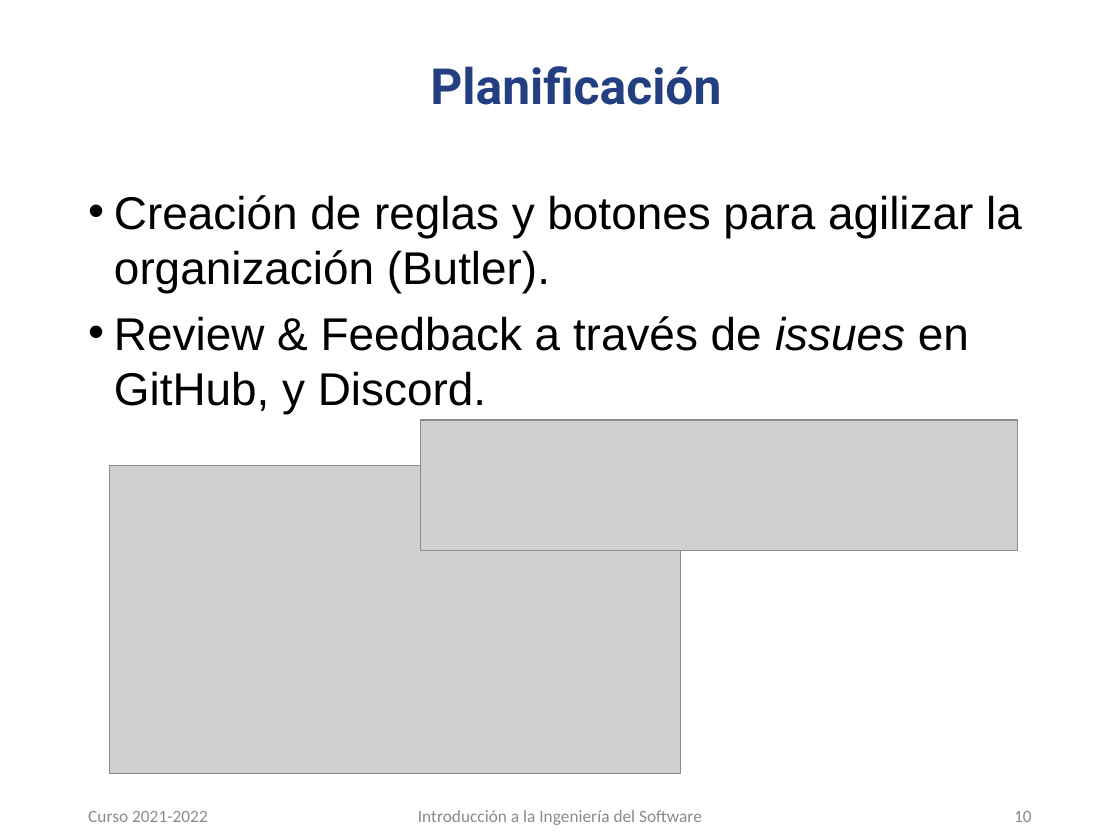
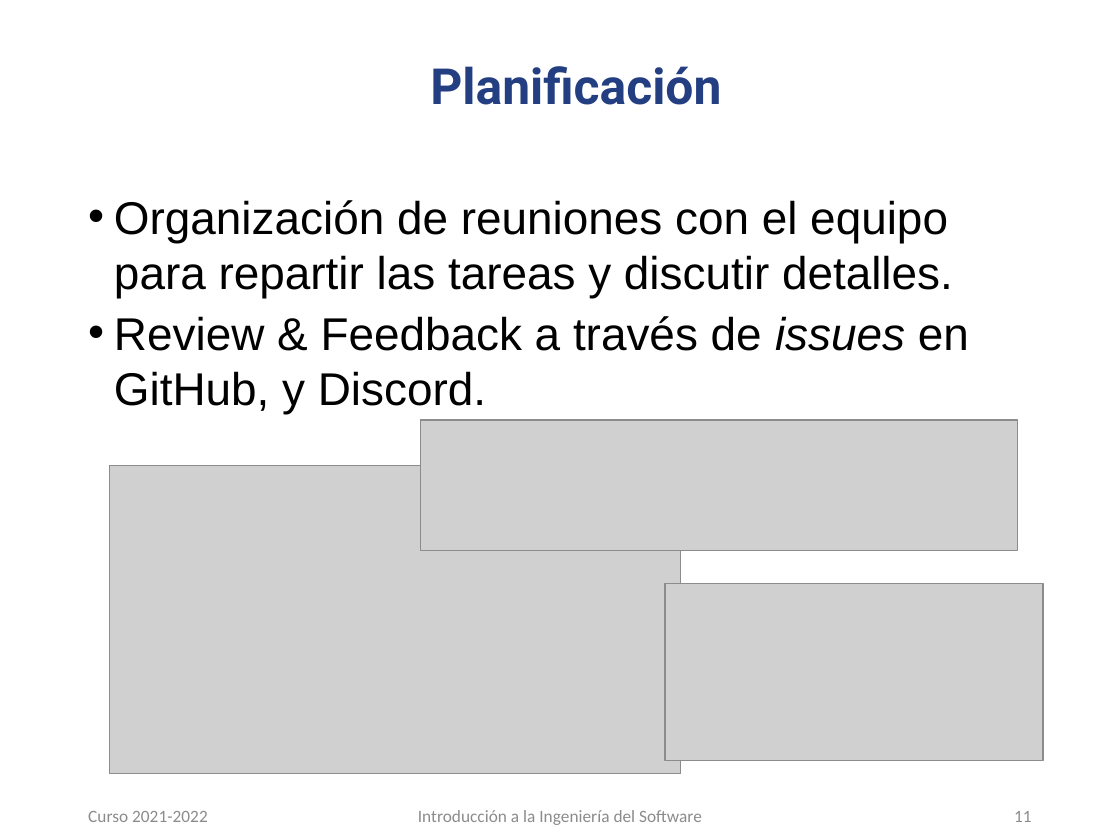
Before and after one commit to carloscmor/PRIMERA_FILA, a slide deck: slide 11 of PFentertainment_presentación.pptx (slide 10 before the commit). Drawn at 1120x840 pixels with LibreOffice and Linux fonts; fonts in the diff are those of the drawing; grey boxes stand for pictures; background and template pictures are left out. Boxes give left, top, right and bottom in pixels: in the first picture for what was removed or moved away, otherwise in the second. Text is boxed around its words. In the diff, an @@ line names an element or a change of style, - is before the commit and + after.

```diff
--- a/PFentertainment_presentación.pptx
+++ b/PFentertainment_presentación.pptx
@@ text at (x1=114, y1=200, x2=953, y2=298): text changed @@
-• Creación de reglas y botones para agilizar la organización (Butler).
+• Organización de reuniones con el equipo para repartir las tareas y discutir detalles.
@@ picture added at (x1=665, y1=584, x2=1044, y2=760) @@
@@ page number at (x1=1014, y1=811, x2=1032, y2=822): text changed @@
-10
+11
```
Also in this commit, not shown: 1 other slide changed, 1 slide added.
